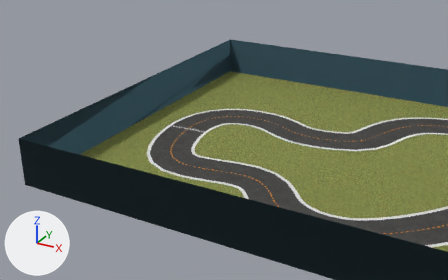
Two versions of the COLLADA model bundle/meshes/reInvent2019_track_ccw/reInvent2019_track_ccw.dae, one commit apart.
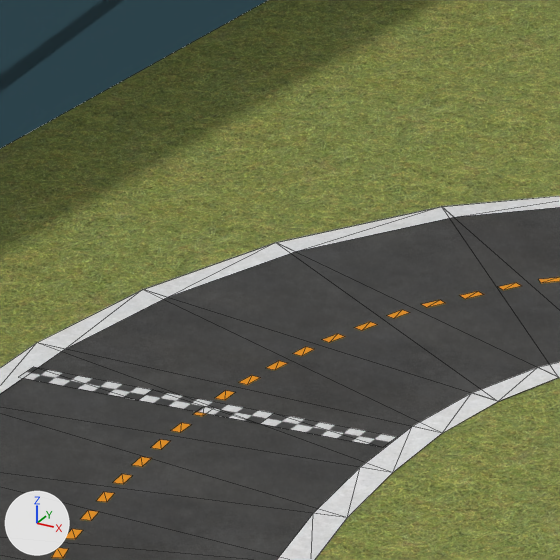
Each version appears first from a camera (50 mm lens) standing at (3.4, -11.95, 5.76) and looking at (-3.23, 0.1, -0.27), and next in a close-up on the part from 38% to 49% of the width and 33% to 51% of the height. Lighting does not change. The marker at lower left points along +X, +Y and +Z. The close-ups show mesh edges as thin lines.

Script lines for the objects in view, before the commit:
```python
me_ilshape_mesh = bpy.data.meshes.new('ilShape-mesh')
me_ilshape_mesh.from_pydata(...)  # 152 vertices, 152 faces; spans x -4.55..4.55, y -3.52..3.52, z 0.0
me_ilshape_mesh.materials.append(mat_il_materialref)  # picture img_outerline_png_001
me_olshape_mesh = bpy.data.meshes.new('olShape-mesh')
me_olshape_mesh.from_pydata(...)  # 152 vertices, 152 faces; spans x -3.57..3.57, y -2.53..2.53, z 0.0
me_olshape_mesh.materials.append(mat_ol_materialref)  # picture img_outerline_png
me_plane = bpy.data.meshes.new('Plane')
me_plane.from_pydata(...)  # 12 vertices, 6 faces; spans x -0.363..0.363, y -0.329..0.329, z 0.0
me_plane.materials.append(mat_startline)  # picture img_startline_png
ob_il = bpy.data.objects.new('il', me_ilshape_mesh)
ob_il.location = (0.0, 0.0, 0.0)
ob_ol = bpy.data.objects.new('ol', me_olshape_mesh)
ob_ol.location = (0.0, 0.0, 0.0)
ob_startline = bpy.data.objects.new('StartLine', me_plane)
ob_startline.location = (-4.02, -0.274, 0.003)
ob_startline.rotation_euler = (0.0, 0.0, -2.363)  # degrees (0, 0, -135)
# also in view: 'wall' at (0.0, 0.0, 0.5); 'field' at (0.0, 0.0, 0.0); 'cl' at (0.0, 0.0, 0.0); 'road' at (0.0, 0.0, 0.0)
```
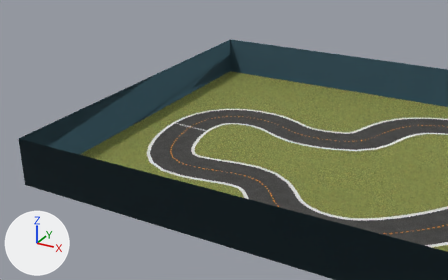
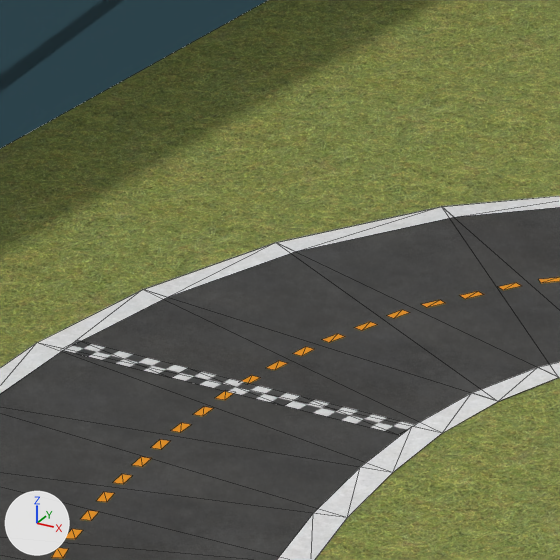
Where the change shows, as pixel boxes (x1, y1, x2, y2) in the close-ups (560 x 560 px):
'StartLine', moved, turned: before (19, 367, 396, 447); after (61, 340, 415, 435)

What changed in the scene script:
```text
Change ob_startline:
    ob_startline.location: (-4.02, -0.274, 0.003) -> (-4.022, -0.144, 0.003)
    ob_startline.rotation_euler: (0.0, 0.0, -2.363) -> (0.0, 0.0, -2.477)  # degrees (0, 0, -135) -> degrees (0, 0, -142)
```
